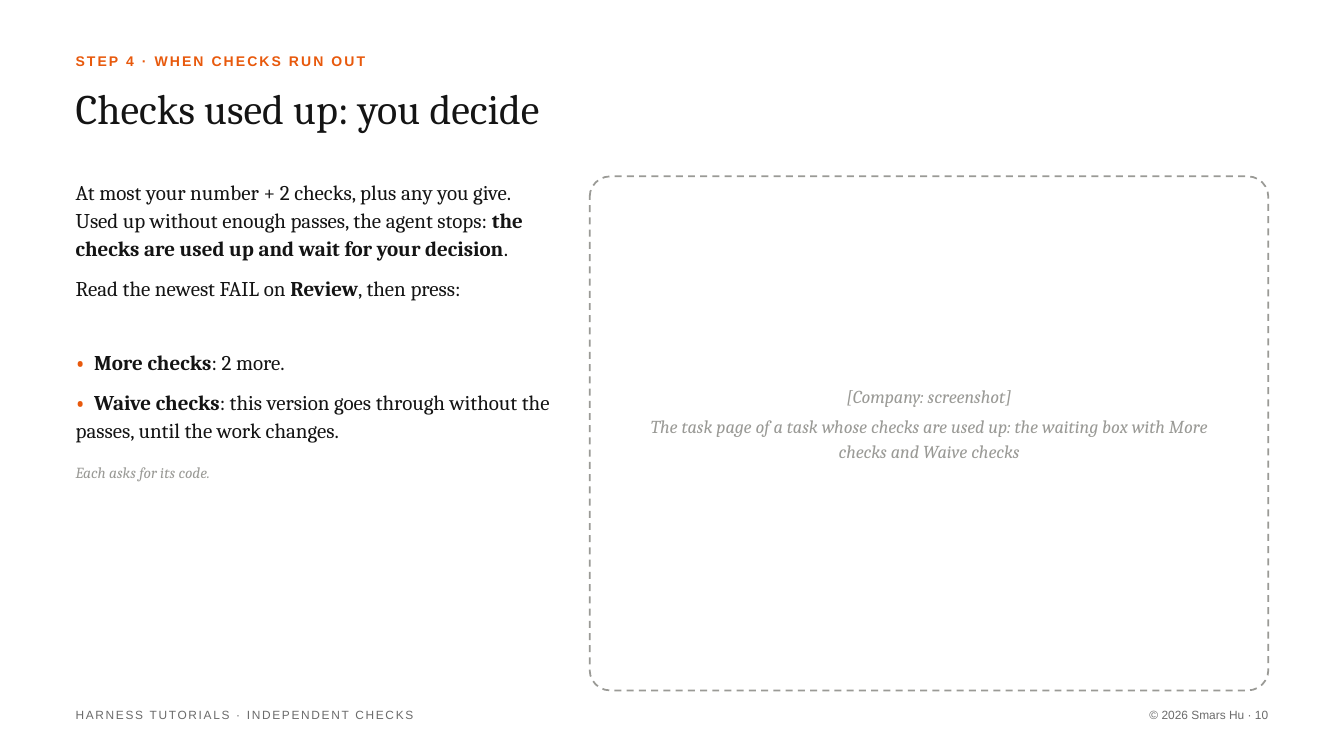
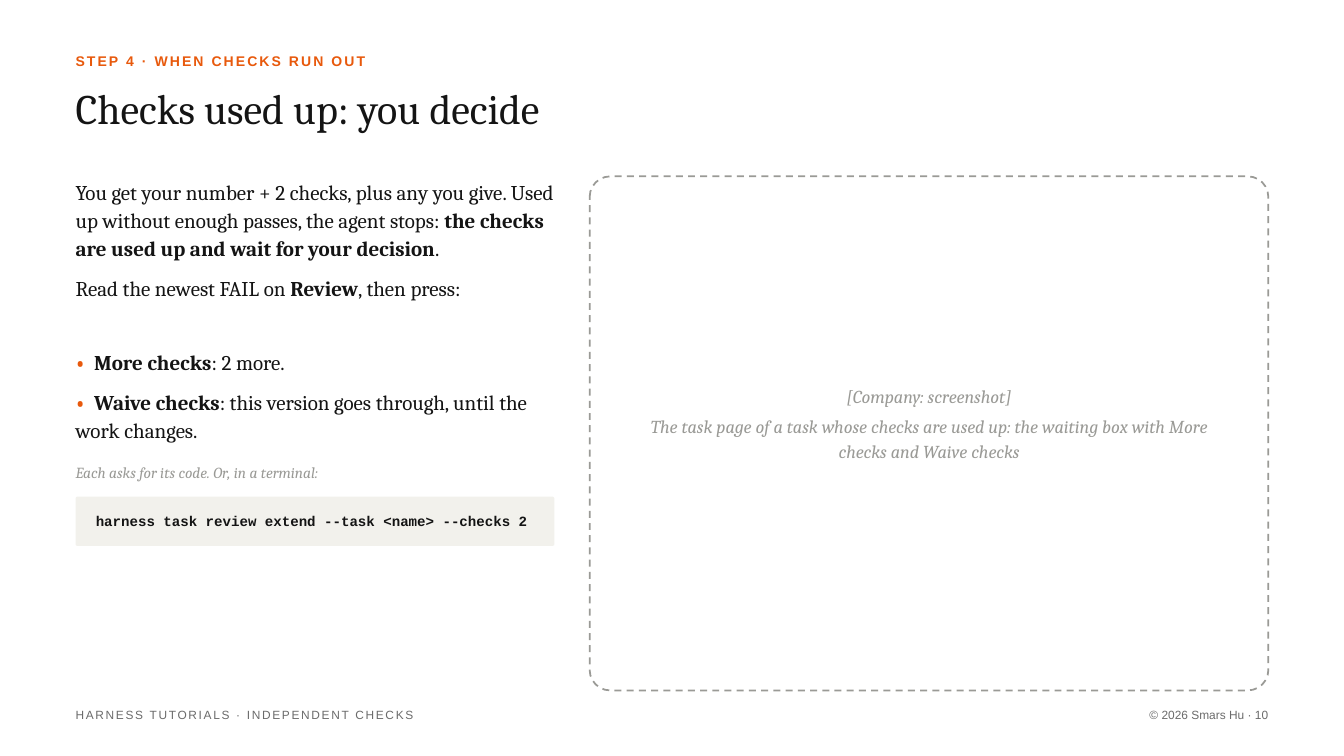
Before and after one commit to Smars-Bin-Hu/ai-exploration, a slide deck: slide 10 of source/tutorials/3_checks.pptx. Drawn at 1344x756 pixels with LibreOffice and Linux fonts; fonts in the diff are those of the drawing. Boxes give left, top, right and bottom in pixels: in the first picture for what was removed or moved away, otherwise in the second. Text is boxed around its words. In the diff, an @@ line names an element or a change of style, - is before the commit and + after.

```diff
--- a/source/tutorials/3_checks.pptx
+++ b/source/tutorials/3_checks.pptx
@@ text at <box>76,185,554,261</box>: text changed @@
-At most your number + 2 checks, plus any you give. Used up without enough passes, the agent stops: the checks are used up and wait for your decision.
+You get your number + 2 checks, plus any you give. Used up without enough passes, the agent stops: the checks are used up and wait for your decision.
@@ text at <box>76,395,527,443</box>: text changed @@
-• Waive checks: this version goes through without the passes, until the work changes.
+• Waive checks: this version goes through, until the work changes.
@@ text at <box>76,467,318,481</box>: text changed @@
-Each asks for its code.
+Each asks for its code. Or, in a terminal:
@@ rounded rectangle added at <box>76,497,555,546</box>, fill #F2F1EC @@
@@ text added at <box>96,516,527,526</box>, 10.1 pt, text #141414, bold @@
+harness task review extend --task <name> --checks 2
```
Also in this commit, not shown: 1 other slide changed, 2 other files.
